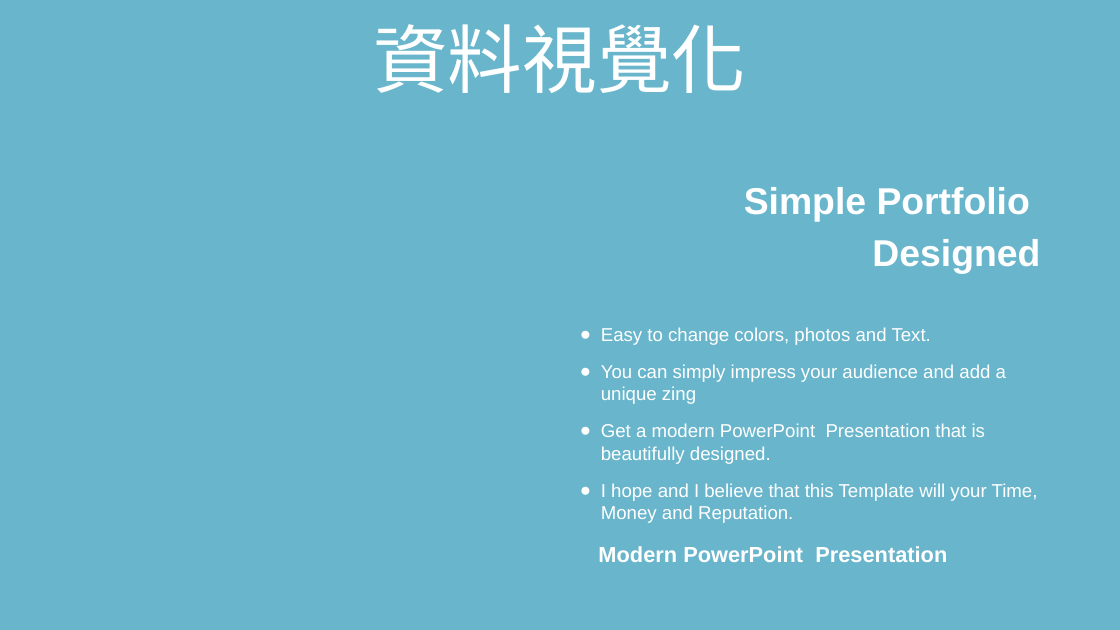
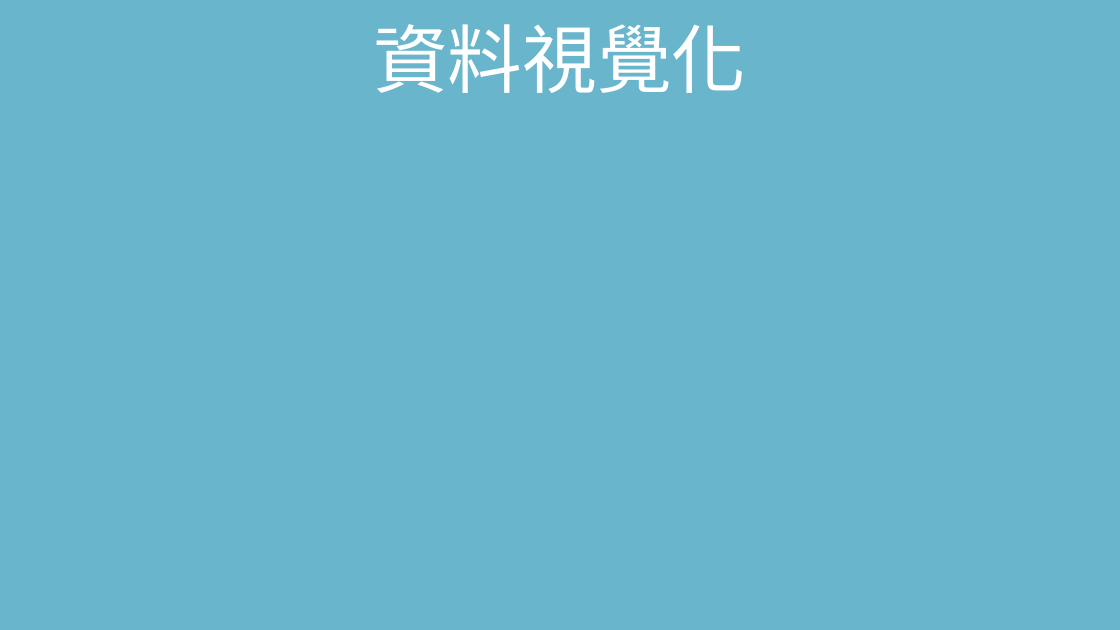
Before and after one commit to 1072-datascience/finalproject-1072ds_group2, a slide deck: slide 12 of docs/1072_datascience_FP_Group2.pptx. Drawn at 1120x630 pixels with LibreOffice and Linux fonts; fonts in the diff are those of the drawing; background and template pictures are left out. Boxes give left, top, right and bottom in pixels: in the first picture for what was removed or moved away, otherwise in the second. Text is boxed around its words. In the diff, an @@ line names an element or a change of style, - is before the commit and + after.

```diff
--- a/docs/1072_datascience_FP_Group2.pptx
+++ b/docs/1072_datascience_FP_Group2.pptx
@@ text removed at (744, 187, 1040, 274) @@
-Simple Portfolio
-Designed
@@ text removed at (601, 327, 931, 345) @@
-● Easy to change colors, photos and Text.
@@ text removed at (601, 364, 1006, 404) @@
-● You can simply impress your audience and add a unique zing
@@ text removed at (601, 423, 985, 464) @@
-● Get a modern PowerPoint Presentation that is beautifully designed.
@@ text removed at (601, 483, 1038, 523) @@
-● I hope and I believe that this Template will your Time, Money and Reputation.
@@ text removed at (598, 546, 947, 562) @@
-Modern PowerPoint Presentation
```
